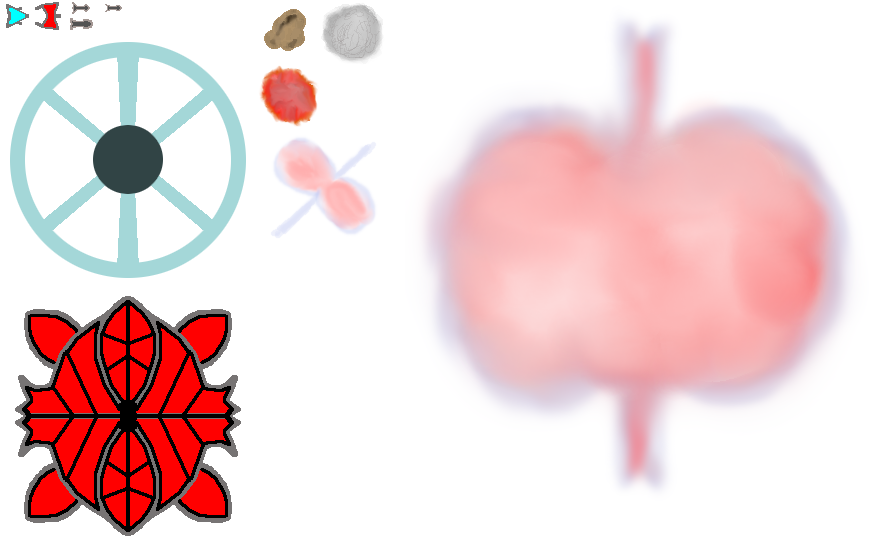
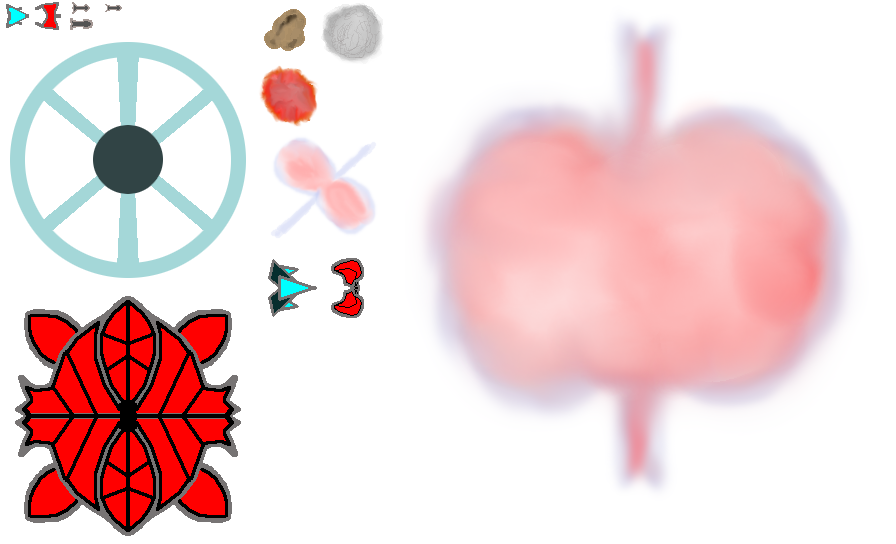
Two versions of the same layered image (896x544). Layer-by-layer changes:
painted on "Background" over bbox(268, 258, 364, 318)
